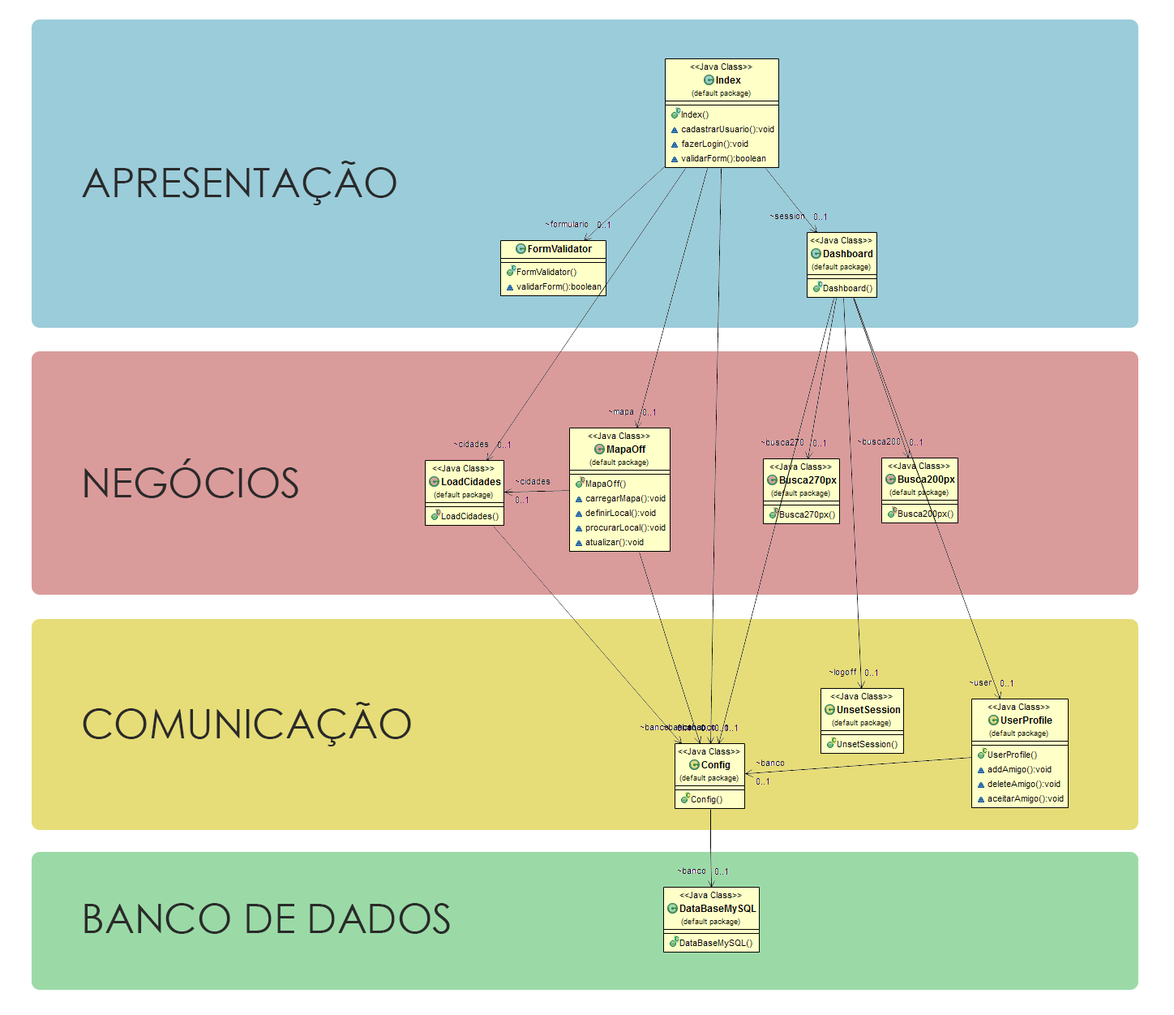
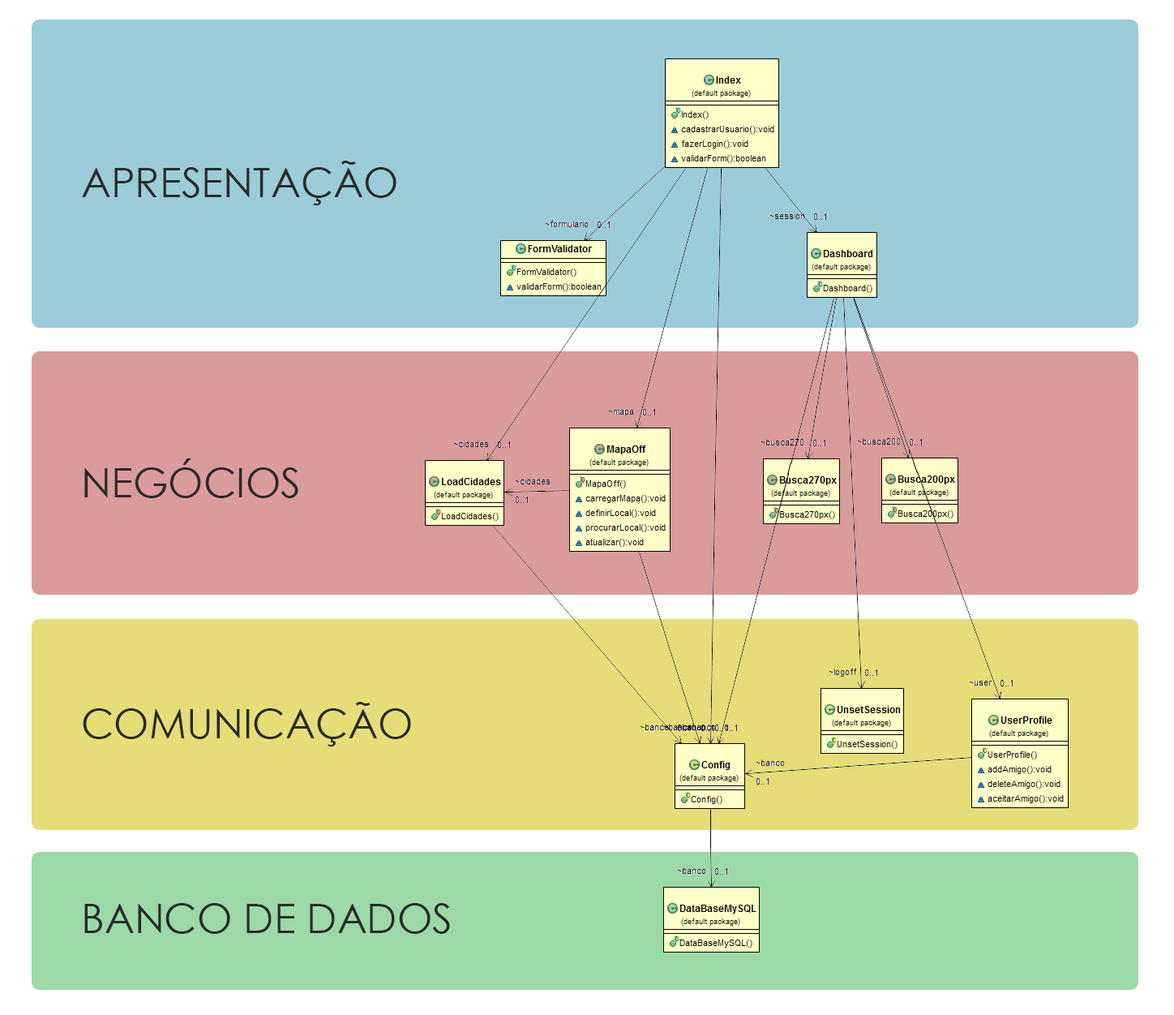
Two versions of the same layered image (1174 × 1015). Layer-by-layer changes:
added layer "Layer 1 copy 9" above "Layer 1 copy 8" over [679,891,743,898]
added layer "Layer 1 copy 8" above "Layer 1 copy 7" over [677,747,741,755]
added layer "Layer 1 copy 7" above "Layer 1 copy 6" over [987,703,1051,710]
added layer "Layer 1 copy 6" above "Layer 1 copy 5" over [830,692,893,700]
added layer "Layer 1 copy 5" above "Layer 1 copy 4" over [888,461,951,472]
added layer "Layer 1 copy 4" above "Layer 1 copy 3" over [769,463,833,473]
added layer "Layer 1 copy 3" above "Layer 1 copy 2" over [432,464,495,472]
added layer "Layer 1 copy 2" above "Layer 1 copy" over [587,432,651,439]
added layer "Layer 1 copy" above "Layer 1" over [810,236,873,244]
added layer "Layer 1" above "Layer 0 copy" over [690,63,753,70]
